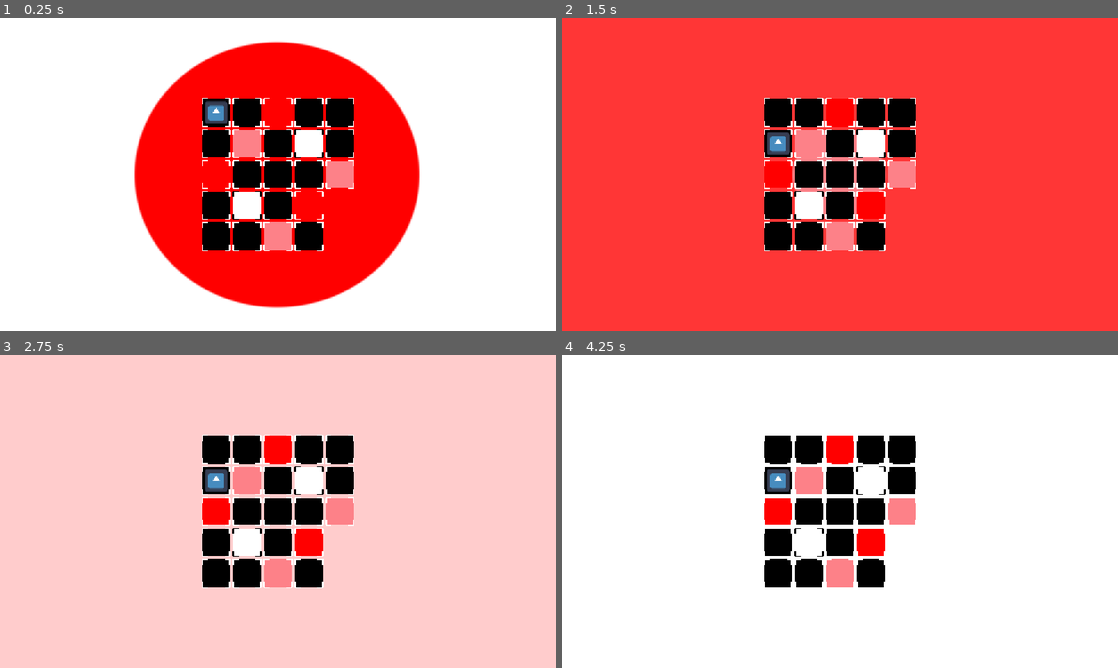
Above: before the commit, frames 1-4 (two rows, left to right).
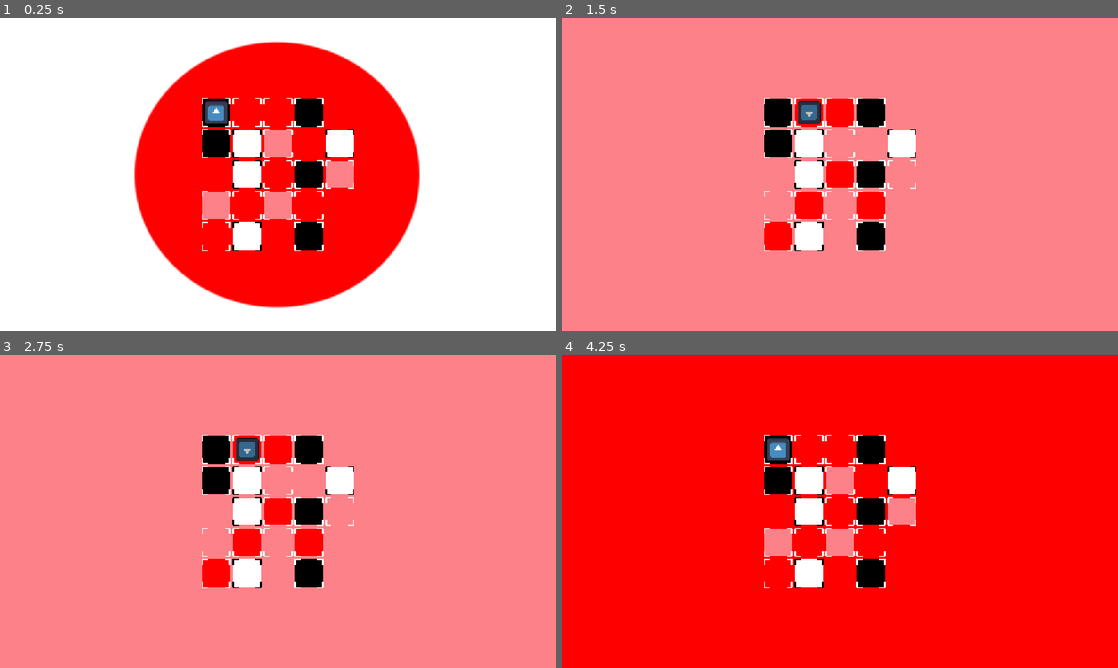
Above: after the commit, the same moments.

Repository: Raiderj9/confounding-calendar-2026
Game: Godot game, scene res://Grid/grid_movement.tscn
Two runs of this game, one before a commit and one after it. Both use one fixed random seed, a clock stepped at 60 frames per second and the inputs below. The engine's default icon, where the game draws it, is replaced by a stand-in: a white triangle on a blue panel in a dark square.
Inputs:
- Up to frame 1 (0.25 s): no input
- Up to frame 2 (1.5 s): tap Enter at 0.5 s; hold Right (ui_right) 0.53-1.28 s; hold 1 0.53-1.28 s; tap Space at 0.77, 1.07 s; tap 2 at 0.8, 1.35 s; hold Down (ui_down) from 1.28 s (still down)
- Up to frame 3 (2.75 s): tap Space at 1.52, 1.82 s; tap 3 at 1.55 s; release Down (ui_down) at 2.03 s; hold Right (ui_right) from 2.03 s (still down); hold 3 from 2.03 s (still down); tap Z at 2.3 s
- Up to frame 4 (4.25 s): tap Space at 2.75, 3.02, 3.32 s; release Right (ui_right) at 2.78 s; release 3 at 2.78 s; hold Up (ui_up) 2.78-3.53 s; tap Z at 2.85 s; tap R at 3.05, 3.6 s; hold Left (ui_left) from 3.53 s (still down); hold Space from 3.53 s (still down)

The runs differ from the first frame. In frame 1, 6.3% of the frame differs, in the area x 36-64%, y 25-75%; in frame 2, 95%; in frame 3, 96%; in frame 4, 96%, in the area x 0-100%, y 0-100%.

Commit message:
UndoSystem

Diff:
--- a/Grid/BackgroundController.gd
+++ b/Grid/BackgroundController.gd
@@ -31,15 +31,14 @@
 	transition_background.material.set_shader_parameter("radius", 0.0)
 	transition_background.visible = false
 
+func change_color(color: Color, instant: bool = false):
+	if current_tween:
+		current_tween.kill()
 
-func change_color(color: Color):
-	if current_tween:
-		var radius = transition_background.material.get_shader_parameter("radius")
-
-		# Preserve the currently displayed background
-		current_background.color = current_background.color.lerp(transition_background.color, radius)
-
-		current_tween.kill()
+	if instant:
+		current_background.color = color
+		transition_background.visible = false
+		return
 
 	transition_background.color = color
 	transition_background.visible = true
--- a/Grid/BoardController.gd
+++ b/Grid/BoardController.gd
@@ -10,12 +10,19 @@
 var tiles: Array = []
 
 var board_layout = [
-	[0, 0, 1, 0, 0],
-	[0, 2, 0, 3, 0],
-	[1, 0, 0, 0, 2],
-	[0, 3, 0, 1, 9],
-	[0, 0, 2, 0, 9]
+	[0, 1, 1, 0, 9],
+	[0, 3, 2, 9, 3],
+	[9, 3, 1, 0, 2],
+	[2, 1, 2, 1, 9],
+	[1, 3, 9, 0, 9]
 ]
+
+func get_state() -> int:
+	return current_state
+
+func restore_state(state: int):
+	change_state(state, true)
+
 
 func _ready():
 	build_board()
@@ -61,9 +68,9 @@
 
 	return Vector2(grid_position) * tile_size - offset
 
-func change_state(new_state: int):
+func change_state(new_state: int, instant: bool = false):
 	current_state = new_state
-	background_controller.change_color(tile_colors[new_state].foreground)
+	background_controller.change_color(tile_colors[new_state].foreground, instant)
 
 	for tile in tiles:
 		tile.onChangeToState(current_state)
--- a/Grid/Player.gd
+++ b/Grid/Player.gd
@@ -34,6 +34,15 @@
 		check_walkable()
 	)
 
+func restore_state(position: Vector2i, dead: bool):
+	grid_position = position
+	is_dead = dead
+	is_moving = false
+
+	self.position = board_controller.grid_to_world(grid_position)
+	rotation_degrees = 180.0 if dead else 0.0
+	modulate = Color.GRAY if dead else Color.WHITE
+
 func check_walkable():
 	var tile = board_controller.get_tile_at(grid_position)
 	if tile == null or not tile.can_walk():
--- /dev/null
+++ b/Grid/UndoController.gd
@@ -0,0 +1,56 @@
+
+extends Node
+class_name UndoController
+
+@export var board_controller: Node
+@export var player: Node
+
+var snapshots: Array = []
+
+func change_board_state(state: int):
+	if state == board_controller.current_state:
+		return
+
+	save_snapshot()
+	board_controller.change_state(state)
+
+func move_player(direction: Vector2i):
+	if player.is_moving or player.is_dead:
+		return
+
+	var target = player.grid_position + direction
+	if board_controller.get_tile_at(target) == null:
+		return
+
+	save_snapshot()
+	player.move(direction)
+
+func check_player_walkable():
+	if player.is_dead:
+		return
+
+	save_snapshot()
+	player.check_walkable()
+
+func save_snapshot():
+	var snapshot = {
+		"board_state": board_controller.get_state(),
+		"player_position": player.grid_position,
+		"player_dead": player.is_dead
+	}
+
+	snapshots.append(snapshot)
+
+func undo():
+	if snapshots.is_empty():
+		return
+
+	if player.is_moving:
+		return
+
+	var snapshot = snapshots.pop_back()
+
+	board_controller.restore_state(snapshot.board_state)
+	player.restore_state(snapshot.player_position, snapshot.player_dead)
+
+	print("Undo: ", snapshots.size(), " snapshots remaining")
--- /dev/null
+++ b/Grid/UserInputController.gd
@@ -0,0 +1,29 @@
+extends Node
+
+@export var undo_controller: Node
+
+func _input(event):
+	if not event is InputEventKey or not event.pressed or event.is_echo():
+		return
+
+	match event.keycode:
+		KEY_1:
+			undo_controller.change_board_state(1)
+		KEY_2:
+			undo_controller.change_board_state(2)
+		KEY_3:
+			undo_controller.change_board_state(3)
+		KEY_SPACE:
+			undo_controller.check_player_walkable()
+		KEY_W, KEY_UP:
+			undo_controller.move_player(Vector2i.UP)
+		KEY_S, KEY_DOWN:
+			undo_controller.move_player(Vector2i.DOWN)
+		KEY_A, KEY_LEFT:
+			undo_controller.move_player(Vector2i.LEFT)
+		KEY_D, KEY_RIGHT:
+			undo_controller.move_player(Vector2i.RIGHT)
+		KEY_Z:
+			undo_controller.undo()
+		KEY_R:
+			get_tree().reload_current_scene()
--- a/Grid/grid_movement.tscn
+++ b/Grid/grid_movement.tscn
@@ -3,9 +3,10 @@
 [ext_resource type="Script" uid="uid://bt4a18t8ow547" path="res://Grid/BackgroundController.gd" id="1_2pjv3"]
 [ext_resource type="Script" uid="uid://by8ax1om12rjy" path="res://Grid/BoardController.gd" id="1_451mp"]
 [ext_resource type="PackedScene" uid="uid://jbdcx485v76e" path="res://Grid/GridTile.tscn" id="2_2pjv3"]
-[ext_resource type="Script" uid="uid://b4wfnytpxn6oy" path="res://Grid/Tester.gd" id="3_6dpd2"]
 [ext_resource type="Script" uid="uid://niithktukvrs" path="res://Grid/TileColor.gd" id="3_x65sb"]
+[ext_resource type="Script" uid="uid://b460u8uxvoosd" path="res://Grid/UserInputController.gd" id="6_ls3q4"]
 [ext_resource type="PackedScene" uid="uid://bn8rn7g273qsg" path="res://Grid/Player.tscn" id="6_x65sb"]
+[ext_resource type="Script" uid="uid://2xddrf1ckqtq" path="res://Grid/UndoController.gd" id="7_a2yhn"]
 
 [sub_resource type="Resource" id="Resource_2pjv3"]
 script = ExtResource("3_x65sb")
@@ -67,13 +68,17 @@
 tile_colors = Array[ExtResource("3_x65sb")]([SubResource("Resource_2pjv3"), SubResource("Resource_6dpd2"), SubResource("Resource_x65sb"), SubResource("Resource_ls3q4")])
 tile_scene = ExtResource("2_2pjv3")
 
-[node name="Tester" type="Node2D" parent="." unique_id=598946393 node_paths=PackedStringArray("board_controller", "player")]
-script = ExtResource("3_6dpd2")
-board_controller = NodePath("../BoardController")
-player = NodePath("../Player")
-
 [node name="Camera2D" type="Camera2D" parent="." unique_id=1487329569]
 
 [node name="Player" parent="." unique_id=791023873 node_paths=PackedStringArray("board_controller") instance=ExtResource("6_x65sb")]
 scale = Vector2(0.7199985, 0.7199985)
 board_controller = NodePath("../BoardController")
+
+[node name="InputController" type="Node2D" parent="." unique_id=160947401 node_paths=PackedStringArray("undo_controller")]
+script = ExtResource("6_ls3q4")
+undo_controller = NodePath("../UndoController")
+
+[node name="UndoController" type="Node2D" parent="." unique_id=1470752649 node_paths=PackedStringArray("board_controller", "player")]
+script = ExtResource("7_a2yhn")
+board_controller = NodePath("../BoardController")
+player = NodePath("../Player")
Not shown, added: Grid/UndoController.gd.uid
Not shown, added: Grid/UserInputController.gd.uid
